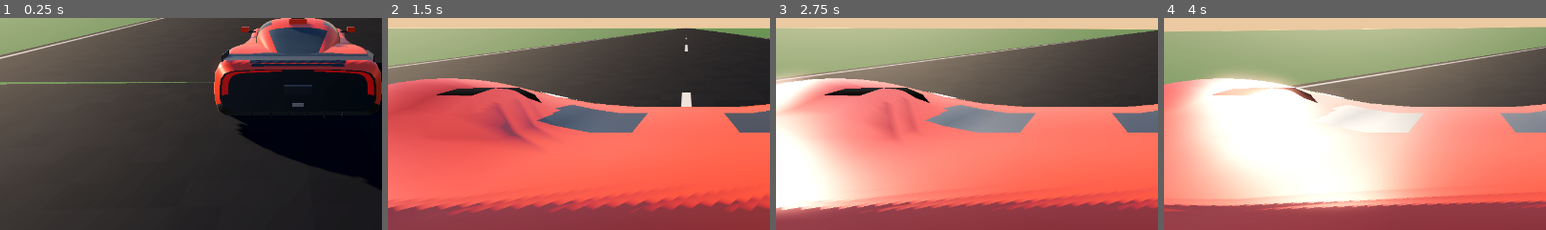
Above: before the commit, frames 1-4 (left to right).
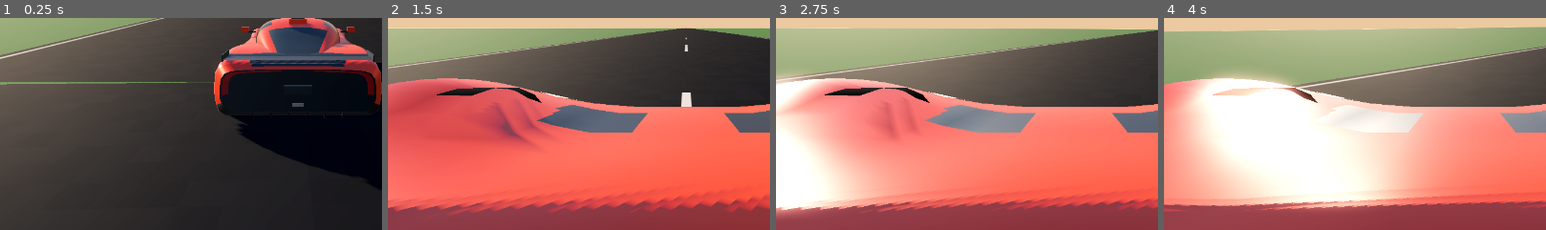
Above: after the commit, the same moments.

Repository: SHADOW-465/p1-drive
Game: Godot game, scene res://main.tscn
Two runs of this game, one before a commit and one after it. Both use one fixed random seed, a clock stepped at 60 frames per second and the inputs below.
Inputs:
- Up to frame 1 (0.25 s): no input
- Up to frame 2 (1.5 s): hold D (steer_right) 0.53-1.28 s; tap C (camera_toggle) at 0.6 s; tap Enter at 1.25 s; hold S (brake) from 1.28 s (still down); tap P (companion_toggle) at 1.35 s
- Up to frame 3 (2.75 s): release S (brake) at 2.03 s; hold D (steer_right) from 2.03 s (still down); hold Shift (drs) from 2.03 s (still down)
- Up to frame 4 (4 s): release D (steer_right) at 2.78 s; release Shift (drs) at 2.78 s; hold Up 2.78-3.53 s; tap N (radio_next) at 2.85 s; hold A (steer_left) from 3.53 s (still down); tap B (radio_prev) at 3.6 s
The pictures show only the part of the screen within x 11-61%, y 47-97%; the shares and areas given below are measured in that part.

The runs differ from the first frame. In frame 1, 0.6% of the frame differs, in the area x 58-98%, y 24-37%; in frame 2, less than 0.1%; in frame 3, less than 0.1%; in frame 4, less than 0.1%.

Commit message:
T08: lights, disc glow, trails
Co-Authored-By: Claude <noreply@anthropic.com>

Diff:
--- /dev/null
+++ b/cars/car_lights.gd
@@ -0,0 +1,115 @@
+class_name CarLights
+extends Node3D
+## Brake/reverse lights, disc heat glow, headlights, tail trail ribbon (PLAN 6.4).
+## Expects Head/Tail/Reverse mesh children (from the car's mesh builder) and Wheel*/Disc.
+
+const TAIL_ENERGY: float = 0.4
+const BRAKE_ENERGY: float = 4.0
+const TRAIL_POINTS: int = 24
+const TRAIL_DT: float = 0.035
+
+@export var trail_anchor: Vector3 = Vector3(0.74, 0.62, 2.03)  ## right lamp; mirrored for the left
+
+var headlights: bool = false
+var auto_headlights: bool = true  # follow DayNight.night_factor
+var heat: float = 0.0
+var brake_energy: float = 0.0
+
+var _tail: StandardMaterial3D
+var _rev: StandardMaterial3D
+var _head: StandardMaterial3D
+var _disc: StandardMaterial3D
+var _spot: SpotLight3D
+var _trail: MeshInstance3D
+var _im: ImmediateMesh = ImmediateMesh.new()
+var _pts: Array[PackedVector3Array] = [PackedVector3Array(), PackedVector3Array()]
+var _trail_t: float = 0.0
+@onready var car: Car = get_parent() as Car
+
+
+func _ready() -> void:
+	_tail = ($Tail as MeshInstance3D).material_override as StandardMaterial3D
+	_rev = ($Reverse as MeshInstance3D).material_override as StandardMaterial3D
+	_head = ($Head as MeshInstance3D).material_override as StandardMaterial3D
+	_disc = (car.get_node("WheelFL/Disc") as MeshInstance3D).material_override as StandardMaterial3D
+	_spot = SpotLight3D.new()
+	_spot.position = Vector3(0.0, 0.62, -2.1)
+	_spot.rotation_degrees.x = -4.0
+	_spot.spot_range = 70.0
+	_spot.spot_angle = 38.0
+	_spot.spot_attenuation = 0.8
+	_spot.light_energy = 5.0
+	_spot.light_color = Color(1.0, 0.96, 0.88)
+	_spot.visible = false
+	add_child(_spot)
+	_trail = MeshInstance3D.new()
+	_trail.top_level = true
+	_trail.physics_interpolation_mode = Node.PHYSICS_INTERPOLATION_MODE_OFF
+	_trail.cast_shadow = GeometryInstance3D.SHADOW_CASTING_SETTING_OFF
+	_trail.mesh = _im
+	var m := StandardMaterial3D.new()
+	m.shading_mode = BaseMaterial3D.SHADING_MODE_UNSHADED
+	m.blend_mode = BaseMaterial3D.BLEND_MODE_ADD
+	m.vertex_color_use_as_albedo = true
+	m.cull_mode = BaseMaterial3D.CULL_DISABLED
+	_trail.material_override = m
+	add_child(_trail)
+	_trail.global_transform = Transform3D.IDENTITY
+
+
+func _physics_process(dt: float) -> void:
+	var night: float = DayNight.night_factor
+	if auto_headlights:
+		headlights = night > 0.5
+	brake_energy = BRAKE_ENERGY if car.brake_now > 0.05 else TAIL_ENERGY * (1.0 if headlights else 0.25)
+	_tail.emission_energy_multiplier = brake_energy
+	_rev.emission_energy_multiplier = 3.0 if car.reversing else 0.0
+	_head.emission_energy_multiplier = 4.0 if headlights else 0.6
+	_spot.visible = headlights
+	heat += car.brake_now * (car.speed_kmh / 3.6 / 90.0) * 0.9 * dt
+	heat = clampf(heat - heat * 0.35 * dt, 0.0, 1.0)
+	_disc.emission_energy_multiplier = heat * heat * 5.0
+
+
+func _process(dt: float) -> void:
+	var on: bool = DayNight.night_factor > 0.4 and car.speed_kmh > 60.0
+	if not on:
+		if _pts[0].size() > 0:
+			_pts[0].clear()
+			_pts[1].clear()
+			_im.clear_surfaces()
+		return
+	var xf: Transform3D = car.get_global_transform_interpolated()
+	_trail_t += dt
+	var push: bool = _trail_t >= TRAIL_DT or _pts[0].is_empty()
+	if push:
+		_trail_t = 0.0
+	_im.clear_surfaces()
+	_im.surface_begin(Mesh.PRIMITIVE_TRIANGLES)
+	for side: int in 2:
+		var head: Vector3 = xf * Vector3(trail_anchor.x * (1.0 if side == 0 else -1.0), trail_anchor.y, trail_anchor.z)
+		var pts: PackedVector3Array = _pts[side]
+		if push:
+			pts.insert(0, head)
+			if pts.size() > TRAIL_POINTS:
+				pts.resize(TRAIL_POINTS)
+			_pts[side] = pts
+		var prev: Vector3 = head
+		for i: int in pts.size():
+			var a0: float = 0.5 * (1.0 - float(i) / TRAIL_POINTS)
+			var a1: float = 0.5 * (1.0 - float(i + 1) / TRAIL_POINTS)
+			var up: Vector3 = Vector3(0.0, 0.025, 0.0)
+			var c0: Color = Color(a0, a0 * 0.06, a0 * 0.03)
+			var c1: Color = Color(a1, a1 * 0.06, a1 * 0.03)
+			for q: Array in [[prev - up, c0], [prev + up, c0], [pts[i] + up, c1], [prev - up, c0], [pts[i] + up, c1], [pts[i] - up, c1]]:
+				_im.surface_set_color(q[1])
+				_im.surface_add_vertex(q[0])
+			prev = pts[i]
+	_im.surface_end()
+
+
+## Floating-origin shift: keep the ribbon attached.
+func shift(d: Vector3) -> void:
+	for side: int in 2:
+		for i: int in _pts[side].size():
+			_pts[side][i] -= d
--- a/cars/p1/p1.tscn
+++ b/cars/p1/p1.tscn
@@ -1,8 +1,9 @@
-[gd_scene load_steps=5 format=3]
+[gd_scene load_steps=6 format=3]
 
 [ext_resource type="Script" path="res://cars/car.gd" id="1"]
 [ext_resource type="Script" path="res://cars/active_aero.gd" id="2"]
 [ext_resource type="Script" path="res://cars/p1/p1_mesh.gd" id="3"]
+[ext_resource type="Script" path="res://cars/car_lights.gd" id="4"]
 
 [sub_resource type="BoxShape3D" id="shape"]
 size = Vector3(1.9, 0.62, 4.4)
@@ -92,3 +93,4 @@
 transform = Transform3D(1, 0, 0, 0, 1, 0, 0, 0, 1, 0.5, 0.118, -2.3)
 
 [node name="Lights" type="Node3D" parent="."]
+script = ExtResource("4")
--- a/tests/car_view.gd
+++ b/tests/car_view.gd
@@ -30,6 +30,12 @@
 		aero.wing_pivot.rotation.x = -deg_to_rad(ActiveAero.POSE[pose * 5 + 1])
 		for f: Node3D in aero.flaps:
 			f.rotation.x = deg_to_rad(ActiveAero.POSE[pose * 5 + 2])
+	if Settings.has_arg("--night"):
+		DayNight.night_factor = 1.0
+		(get_child(0) as DayNight).sun.light_energy = 0.05
+		(get_child(0) as DayNight).env.background_energy_multiplier = 0.05
+		(get_child(0) as DayNight).env.ambient_light_energy = 0.08
+		car.in_brake = 1.0
 	var cam := Camera3D.new()
 	add_child(cam)
 	var b: Basis = Basis(Vector3.UP, deg_to_rad(float(Settings.arg_value("--yaw", "150")))) * Basis(Vector3.RIGHT, -deg_to_rad(float(Settings.arg_value("--pitch", "14"))))
--- a/tests/smoke_test.gd
+++ b/tests/smoke_test.gd
@@ -7,6 +7,7 @@
 
 var car: Car
 var aero: ActiveAero
+var lights: CarLights
 var phase: int = 0
 var f: int = 0  # frames in the current phase
 var t_run: int = 0
@@ -31,6 +32,7 @@
 	car.position.y = 0.1
 	add_child(car)
 	aero = car.get_node_or_null("Aero") as ActiveAero
+	lights = car.get_node_or_null("Lights") as CarLights
 	if aero == null:
 		check_aero = false
 
@@ -91,6 +93,8 @@
 					_fail("no airbrake: %s %.1f deg" % [aero.state_name(), aero.wing_angle_deg])
 				elif kmh >= prev_kmh:
 					_fail("not slowing")
+				elif lights != null and (lights.brake_energy <= CarLights.TAIL_ENERGY or lights.heat <= 0.0):
+					_fail("brake light or disc heat missing")
 				else:
 					_next()
 		4:  # stop
--- a/world/day_night.gd
+++ b/world/day_night.gd
@@ -1,5 +1,8 @@
+class_name DayNight
 extends Node
 ## Sky, sun, fog (PLAN 2.7). Static late afternoon for now; the cycle arrives in T21.
+
+static var night_factor: float = 0.0  # 0 day .. 1 night, mirrors the shader global
 
 var env: Environment
 var sky_mat: ProceduralSkyMaterial
Not shown, changed: docs/PROGRESS.md
